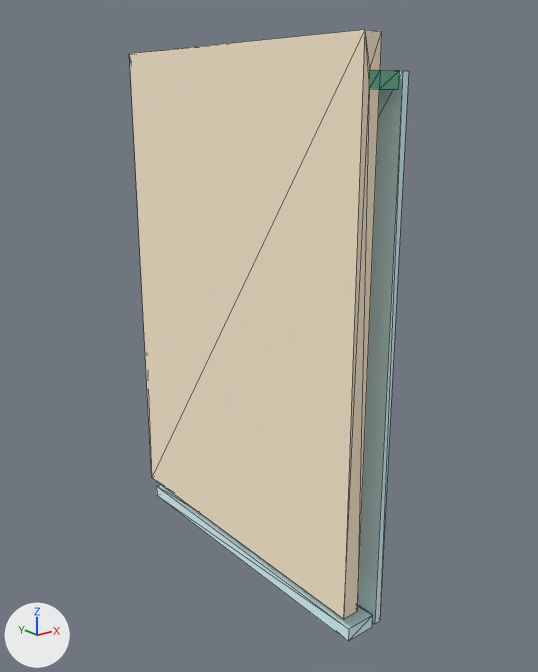
Two versions of the OBJ model assets/wardrobe/blankWall/tinker.obj, one commit apart.
Before and after are seen from a camera (50 mm lens) standing at (7.3, -141.3, 53.7) and looking at (92.0, -35.4, 11.3). The lights are fixed; the arrows at lower left show +X, +Y and +Z. Mesh edges are drawn as thin lines. Where no turn or scale is listed for an object, it has been applied to the vertices.

Names of what the first picture shows: 'obj_0'.
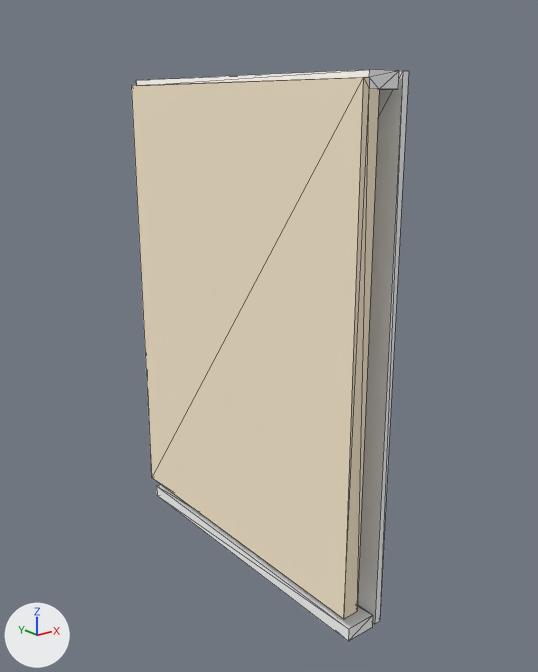
Location of each change, (x1, y1, x2, y2) in pixels of the pictures (538 x 672 px; the box of a moved part takes in the faces that stretch with it):
'obj_0', reshaped (7% shorter)
    before: (129, 30, 409, 641)
    after: (131, 70, 409, 641)
part 1 of me_obj_0, moved or reshaped
    before: (129, 30, 398, 619)
    after: (131, 70, 398, 619)
part 2 of me_obj_0, recoloured (green to white)
    both: (379, 71, 399, 90)
part 3 of me_obj_0, recoloured
    both: (358, 71, 409, 624)
part 4 of me_obj_0, recoloured
    both: (157, 485, 373, 641)

Edits to the bpy script that builds the scene:
```text
Add mat_color_16448250:
    mat_color_16448250 = principled_material('color_16448250')
    mat_color_16448250.base_color = (0.98, 0.98, 0.98)  # white #fdfdfd
    mat_color_16448250.roughness = 1.0
Change me_obj_0:
    used by ob_obj_0; location = (0.0, 0.0, 0.0)
    remove me_obj_0.from_pydata(...)  # 36 vertices, 60 faces; spans x 84.8..94.0, y -65.0..0.0, z -36.2..63.0
    add me_obj_0.from_pydata(...)  # 34 vertices, 56 faces; spans x 84.8..94.0, y -65.0..0.0, z -36.2..58.0
    me_obj_0 part 1
    7 vertices are removed from x 84.8..88.1, y -65.0..0.0, z 55.5..63.0
    27 faces are deleted
    5 vertices are added at (88.0, 0.0, 55.5), (86.0, 0.0, 57.0), (84.8, 0.0, 57.0), (84.8, -65.0, 57.0), (86.0, -65.0, 57.0)
    12 new faces join them, mat_color_16448250 (white #fdfdfd)
    11 new faces join them, mat_color_16768422 (beige #ffefd3)
    me_obj_0 part 2: 4 faces spanning x 88.0..92.0, y -65.0..0.0, z 55.5..58.0 switch from mat_color_2719057 (green #70ba99) to mat_color_16448250 (white #fdfdfd)
    me_obj_0 part 3: 12 faces spanning x 92.7..94.0, y -65.0..0.0, z -36.0..58.0 switch from mat_color_11925503 (white #dbfbff) to mat_color_16448250 (white #fdfdfd)
    me_obj_0 part 4: 12 faces spanning x 86.0..92.0, y -65.0..0.0, z -36.2..-33.7 switch from mat_color_12253183 (white #defbff) to mat_color_16448250 (white #fdfdfd)
```
